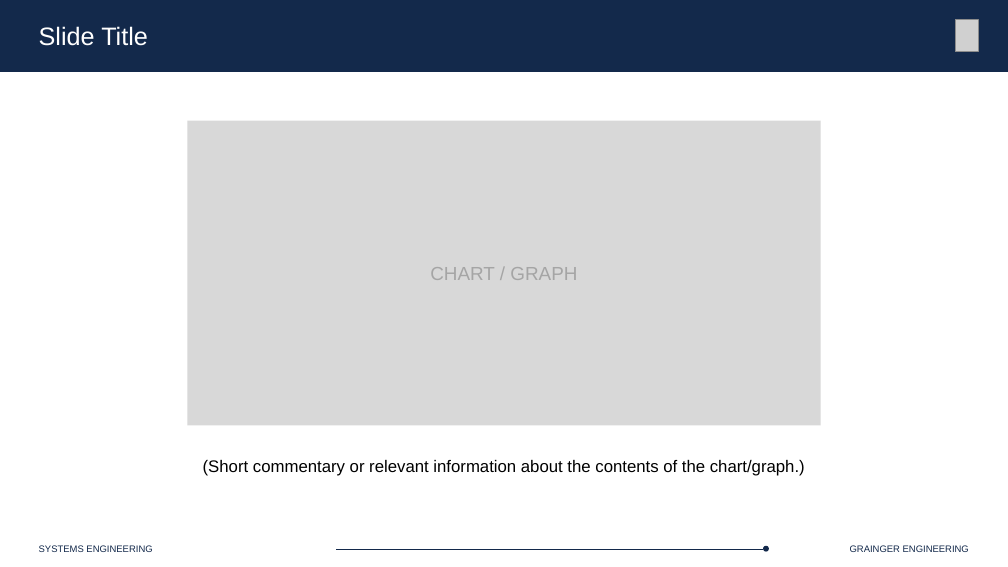
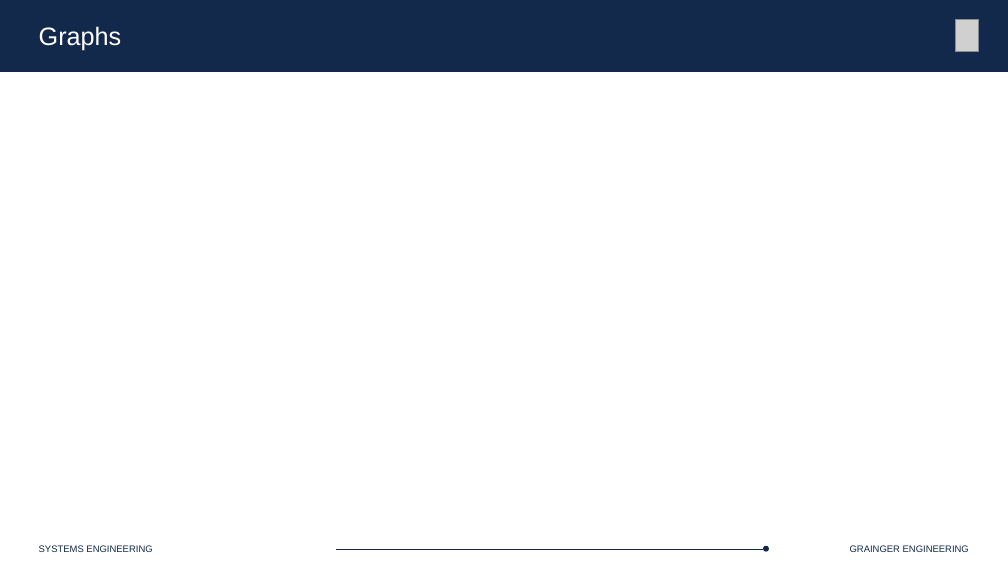
Before and after one commit to Marius-Juston/SE-423---Class-Material, a slide deck: slide 22 of Lectures/Slides/L18.pptx (slide 14 before the commit). Drawn at 1008x567 pixels with LibreOffice and Linux fonts; fonts in the diff are those of the drawing; grey boxes stand for pictures. Boxes give left, top, right and bottom in pixels: in the first picture for what was removed or moved away, otherwise in the second. Text is boxed around its words. In the diff, an @@ line names an element or a change of style, - is before the commit and + after.

```diff
--- a/Lectures/Slides/L18.pptx
+++ b/Lectures/Slides/L18.pptx
@@ text at (x1=39, y1=26, x2=122, y2=51): text changed @@
-Slide Title
+Graphs
@@ rectangle removed at (x1=188, y1=120, x2=821, y2=425) @@
@@ text removed at (x1=430, y1=267, x2=577, y2=280) @@
-CHART / GRAPH
@@ text removed at (x1=203, y1=460, x2=805, y2=476) @@
-(Short commentary or relevant information about the contents of the chart/graph.)
```
Also in this commit, not shown: 5 other slides changed, 39 slides added, 8 slides removed, 1 other file.
